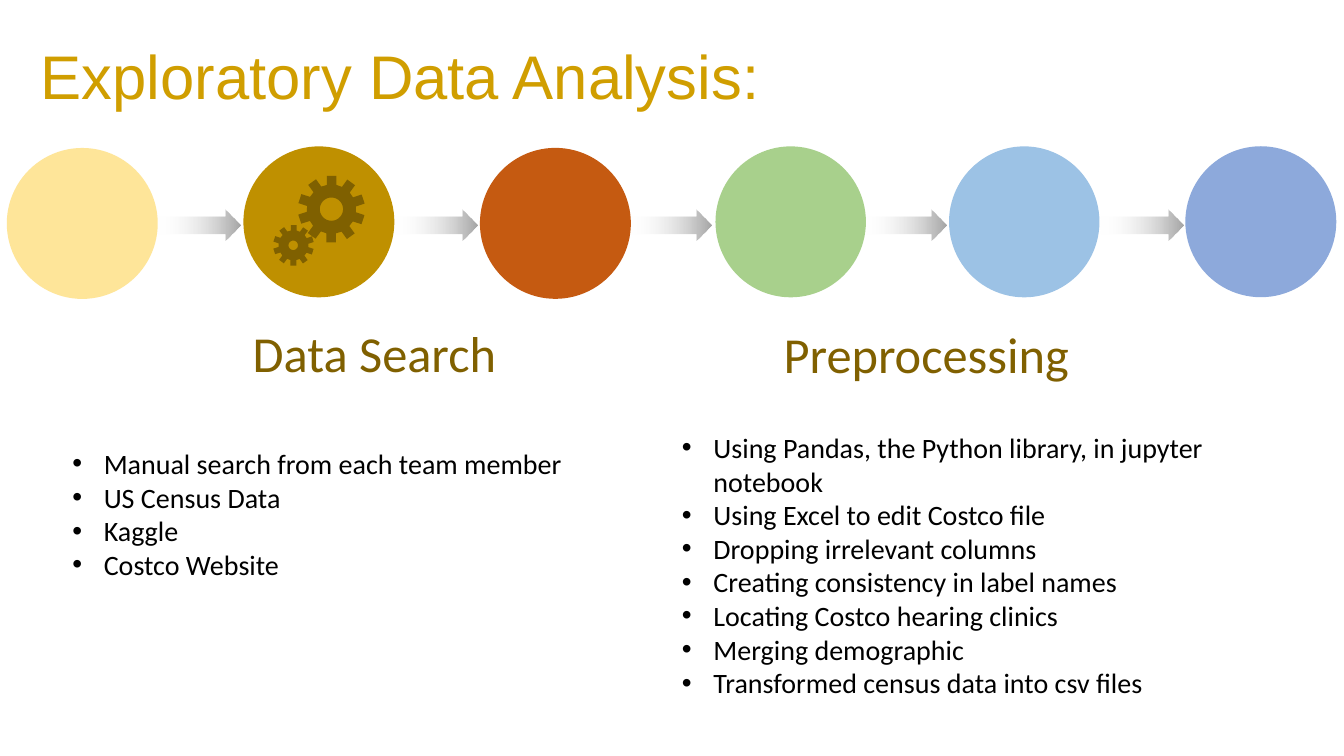
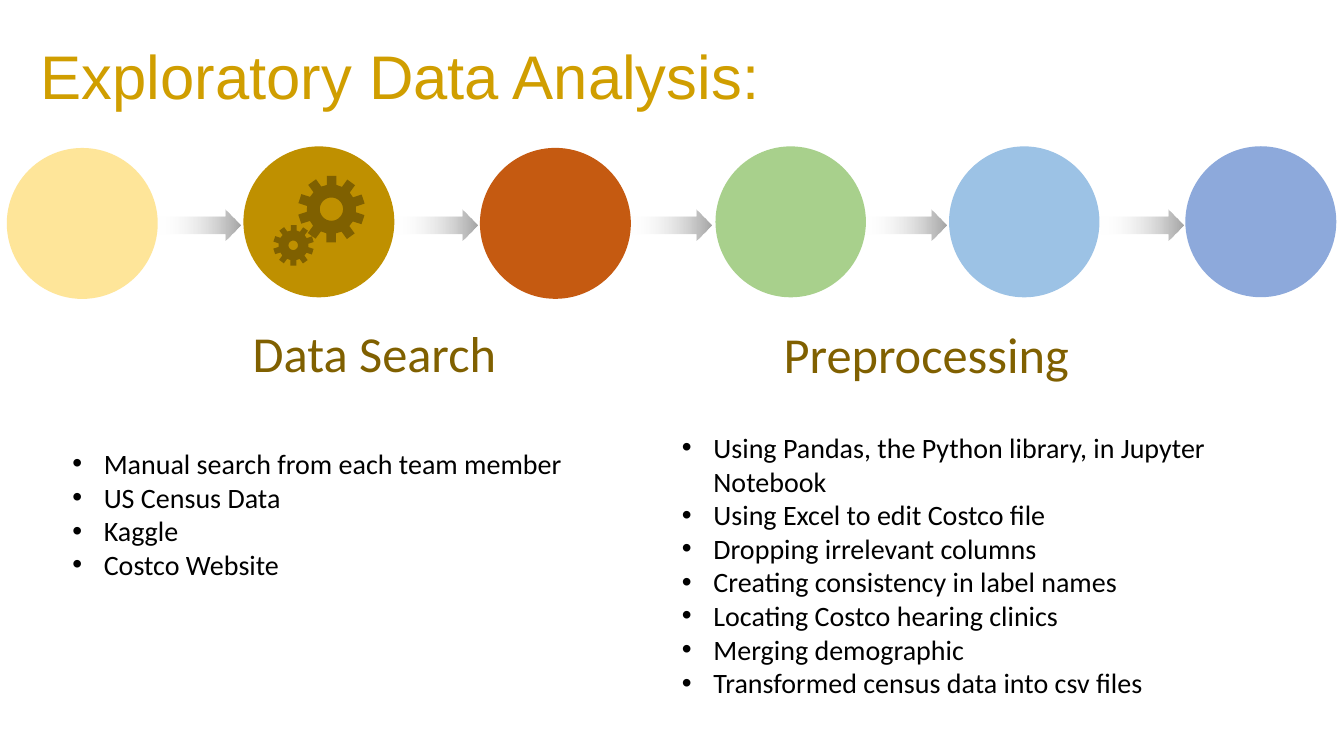
Before and after one commit to JaxWil24/Hearing_Aid_Accessibility, a slide deck: slide 4 of Presentation/FP_Powerpoint.pptx. Drawn at 1344x756 pixels with LibreOffice and Linux fonts; fonts in the diff are those of the drawing. Boxes give left, top, right and bottom in pixels: in the first picture for what was removed or moved away, otherwise in the second. Text is boxed around its words. In the diff, an @@ line names an element or a change of style, - is before the commit and + after.

```diff
--- a/Presentation/FP_Powerpoint.pptx
+++ b/Presentation/FP_Powerpoint.pptx
@@ text at [713,438,1205,493]: text changed @@
-• Using Pandas, the Python library, in jupyter notebook
+• Using Pandas, the Python library, in Jupyter Notebook
```
Also in this commit, not shown: 3 other slides changed.
